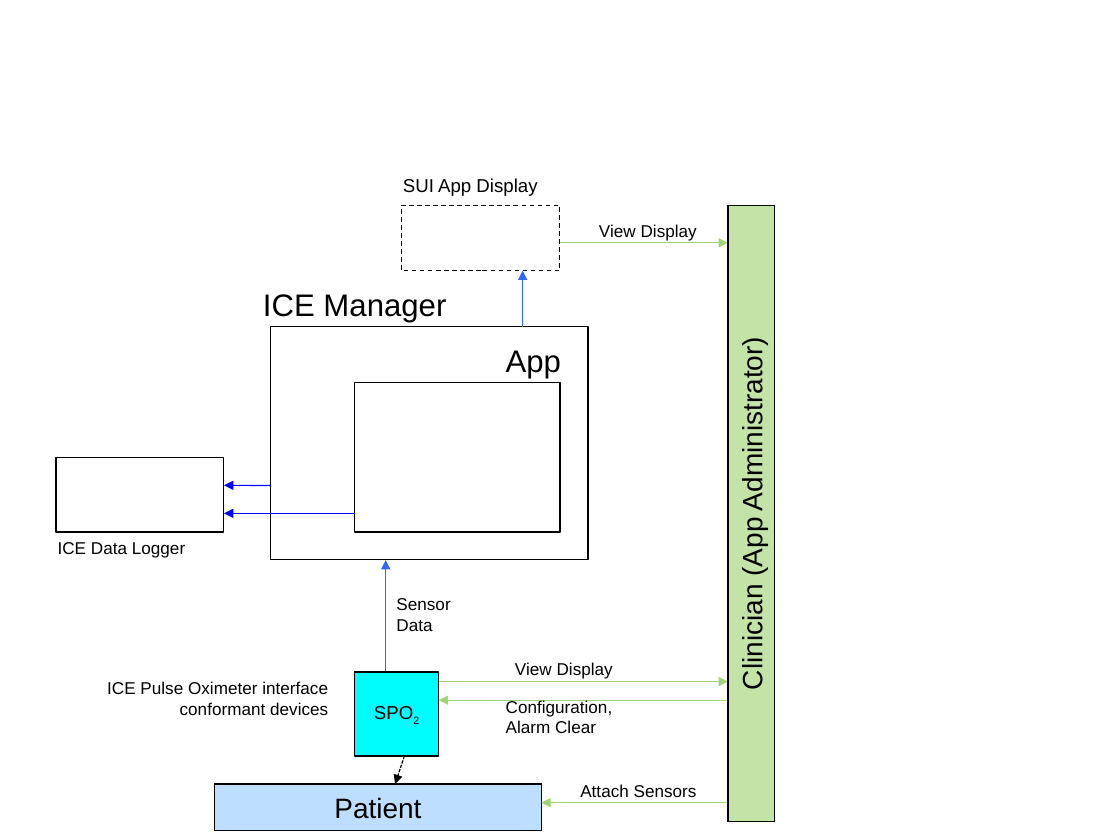
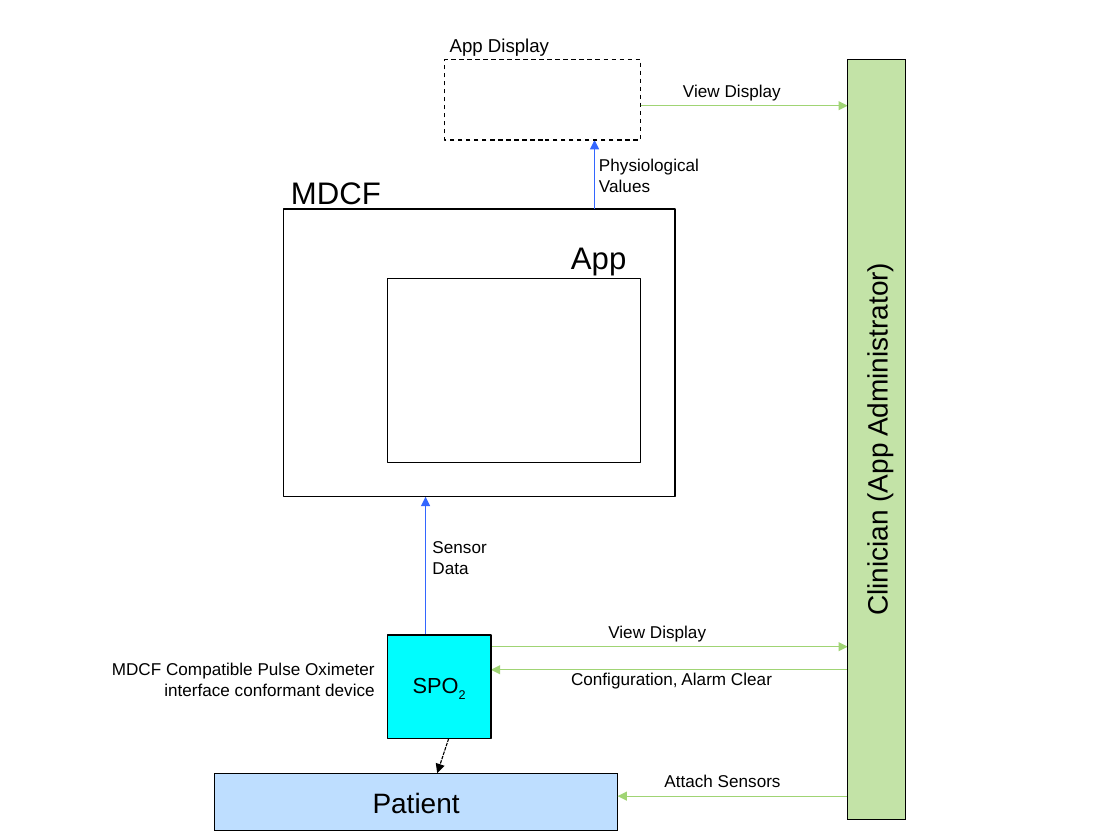
Before and after one commit to santoslab/aadl-translator, a slide deck: slide 1 of mdcf-architect-documentation/src/site/sphinx/_originals/app-overview.pptx. Drawn at 1120x840 pixels with LibreOffice and Linux fonts; fonts in the diff are those of the drawing. Boxes give left, top, right and bottom in pixels: in the first picture for what was removed or moved away, otherwise in the second. Text is boxed around its words. In the diff, an @@ line names an element or a change of style, - is before the commit and + after.

```diff
--- a/mdcf-architect-documentation/src/site/sphinx/_originals/app-overview.pptx
+++ b/mdcf-architect-documentation/src/site/sphinx/_originals/app-overview.pptx
@@ rectangle: place and size @@
-rectangle at box(401, 205, 560, 270)
+rectangle at box(445, 59, 641, 140)
@@ text at box(450, 38, 549, 56): text changed @@
-SUI App Display
+App Display
@@ text "View Display": place and size @@
-text "View Display" at box(599, 224, 697, 241)
+text "View Display" at box(683, 84, 781, 101)
@@ rectangle "Clinician (App Administrator)": place and size @@
-rectangle "Clinician (App Administrator)" at box(728, 206, 775, 822)
+rectangle "Clinician (App Administrator)" at box(847, 60, 904, 819)
@@ arrow moved from (560, 243) - (728, 243) to (641, 105) - (848, 105) @@
@@ arrow moved from (523, 271) - (523, 327) to (595, 140) - (595, 209) @@
@@ text added at box(599, 158, 699, 192), 11 pt, text #000000 @@
+Physiological Values
@@ rectangle: place and size @@
-rectangle at box(271, 327, 588, 560)
+rectangle at box(283, 209, 674, 497)
@@ text at box(291, 182, 381, 210): text changed @@
-ICE Manager
+MDCF
@@ text "App": place and size @@
-text "App" at box(506, 350, 561, 378)
+text "App" at box(571, 247, 626, 276)
@@ rectangle: place and size @@
-rectangle at box(355, 383, 560, 532)
+rectangle at box(388, 278, 641, 461)
@@ rectangle removed at box(56, 457, 224, 532) @@
@@ arrow removed from (271, 486) to (224, 485) @@
@@ arrow moved from (385, 672) - (385, 560) to (426, 635) - (426, 497) @@
@@ arrow removed from (355, 513) to (224, 513) @@
@@ text "Sensor Data": place and size @@
-text "Sensor Data" at box(396, 598, 450, 631)
+text "Sensor Data" at box(432, 541, 486, 574)
@@ text removed at box(58, 542, 185, 558) @@
-ICE Data Logger
@@ text "View Display": place and size @@
-text "View Display" at box(515, 662, 613, 679)
+text "View Display" at box(608, 625, 706, 642)
@@ rectangle "SPO2": place and size @@
-rectangle "SPO2" at box(355, 672, 439, 756)
+rectangle "SPO2" at box(388, 635, 492, 739)
@@ rectangle "SPO2" at box(388, 635, 492, 739): size 12 to 14 pt @@
@@ arrow moved from (439, 682) - (728, 682) to (491, 646) - (848, 646) @@
@@ text at box(112, 662, 375, 696): text changed @@
-ICE Pulse Oximeter interface conformant devices
+MDCF Compatible Pulse Oximeter interface conformant device
@@ arrow moved from (728, 700) - (439, 700) to (848, 670) - (491, 670) @@
@@ text "Configuration, Alarm Clear" rewrapped from box(506, 700, 613, 733) to box(571, 672, 772, 689) @@
@@ arrow moved from (404, 756) - (395, 784) to (449, 738) - (437, 773) @@
@@ rectangle "Patient": place and size @@
-rectangle "Patient" at box(215, 784, 542, 831)
+rectangle "Patient" at box(215, 773, 618, 830)
@@ text "Attach Sensors": place and size @@
-text "Attach Sensors" at box(580, 784, 697, 797)
+text "Attach Sensors" at box(664, 774, 781, 787)
@@ arrow moved from (728, 803) - (541, 803) to (848, 796) - (617, 796) @@
```
Also in this commit, not shown: 1 slide added, 20 other files.
